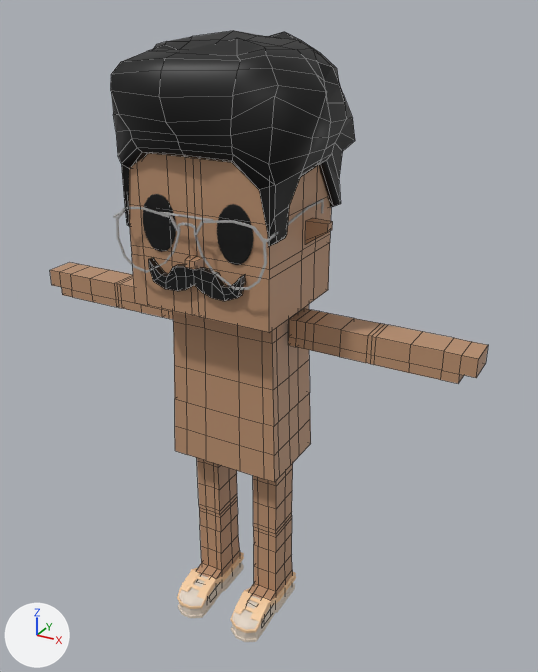
Two versions of the FBX model mustachiorascals/fbx/69f1f93c-15bb-4276-89c5-f5b7fc076d45.fbx, one commit apart.
Rendered twice from a 50 mm lens placed at (0.0188, -0.0301, 0.033), pointed at (0.001, 0.0023, 0.0167). Every picture has the same lights, and +X, +Y and +Z are marked at lower left. Mesh edges are drawn as thin lines on the coarser meshes. Where no turn or scale is listed for an object, it has been applied to the vertices.

In view in the first picture: 'ew_aviator_2', 'eye_5', 'f_boat', 'h_afro', 'm_inspector', 'mustachio_arms', 'mustachio_body', 'mustachio_head', 'mustachio_legs'.
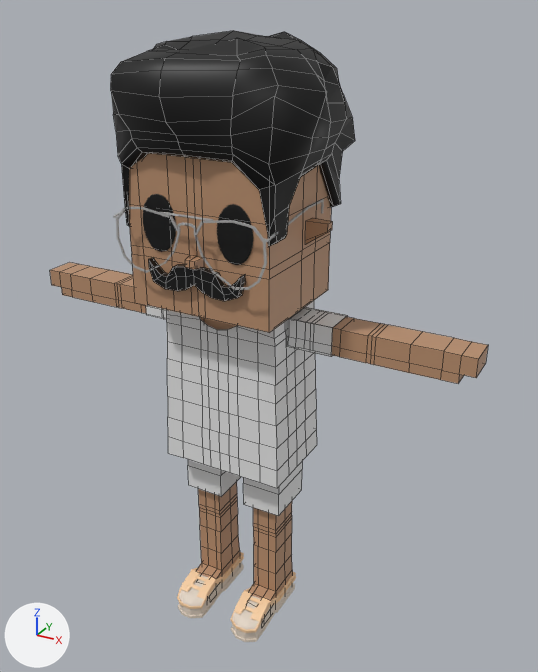
Boxes (x1, y1, x2, y2) around the edits, measured in the pictures (538 x 672 px):
'c_shirt_1', added: after (167, 301, 317, 488)
'c_shorts', added: after (188, 460, 302, 516)
'c_shirt_2', added: after (146, 305, 348, 357)
'mustachio_body', unchanged, covered by the edit: before (173, 304, 311, 482); after (200, 317, 237, 330)

What the commit changed:
Material 'upper_garment_1' (mat_upper_garment_1) is new.
Its base color is (0.8, 0.8, 0.8) (white #e7e7e7).
Material 'lower_garment' (mat_lower_garment) is new.
Its base color is (0.8, 0.8, 0.8) (white #e7e7e7).
Mesh me_mesh_012 is new.
It has 24 vertices, 18 faces and spans x -0.00561..0.00561, y 0.00027..0.00209, z 0.01737..0.01893.
It uses material mat_upper_garment_1 (white #e7e7e7).
Mesh me_mesh_003_1 is new.
It has 32 vertices, 24 faces and spans x -0.003..0.003, y -0.00018..0.00265, z 0.00723..0.01232.
It uses material mat_lower_garment (white #e7e7e7).
Mesh me_mesh_011 is new.
It has 230 vertices, 212 faces and spans x -0.00349..0.00349, y -0.0013..0.00353, z 0.00994..0.01894.
It uses material mat_upper_garment_1 (white #e7e7e7).
Object 'c_shirt_2' (ob_c_shirt_2) is new; it shows me_mesh_012.
Its location is (0.0, 0.0, 0.0).
Object 'c_shorts' (ob_c_shorts) is new; it shows me_mesh_003_1.
Its location is (0.0, 0.0, 0.0).
Object 'c_shirt_1' (ob_c_shirt_1) is new; it shows me_mesh_011.
Its location is (0.0, 0.0, 0.0).
